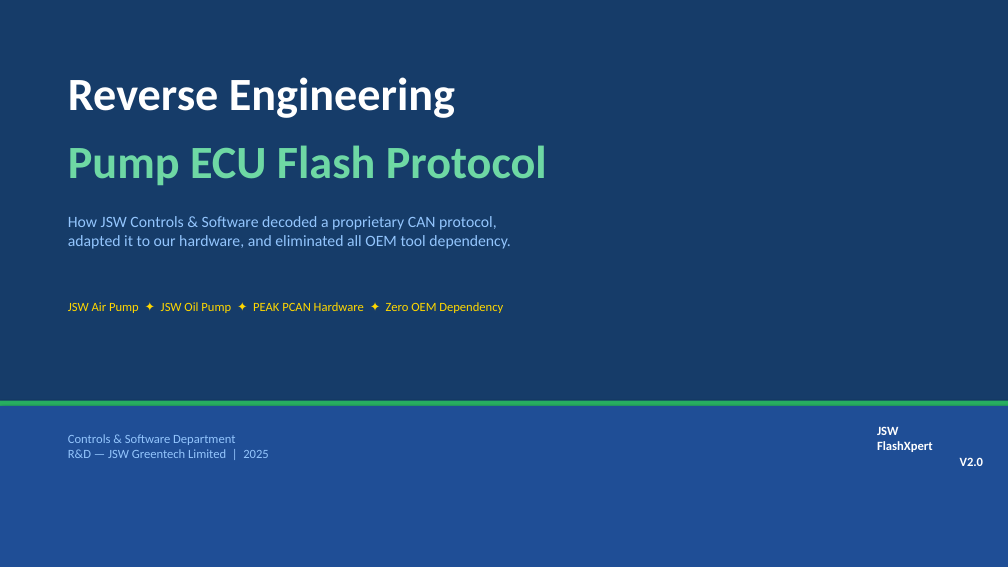
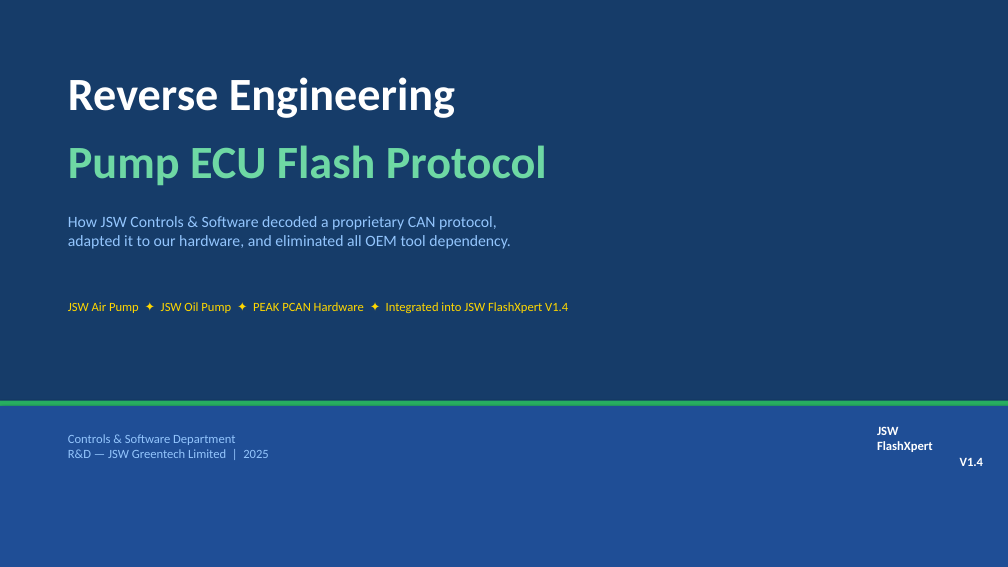
Before and after one commit to gurubhingarde/gurubhingarde, a slide deck: slide 1 of JSW_PumpFlash_ReverseEngineering.pptx. Drawn at 1008x567 pixels with LibreOffice and Linux fonts; fonts in the diff are those of the drawing. Boxes give left, top, right and bottom in pixels: in the first picture for what was removed or moved away, otherwise in the second. Text is boxed around its words. In the diff, an @@ line names an element or a change of style, - is before the commit and + after.

```diff
--- a/JSW_PumpFlash_ReverseEngineering.pptx
+++ b/JSW_PumpFlash_ReverseEngineering.pptx
@@ text at (68, 302, 568, 313): text changed @@
-JSW Air Pump ✦ JSW Oil Pump ✦ PEAK PCAN Hardware ✦ Zero OEM Dependency
+JSW Air Pump ✦ JSW Oil Pump ✦ PEAK PCAN Hardware ✦ Integrated into JSW FlashXpert V1.4
@@ text at (877, 426, 984, 466): text changed @@
-JSW
-FlashXpert
-V2.0
+JSW
+FlashXpert
+V1.4
```
Also in this commit, not shown: 8 other slides changed, 1 other file.
